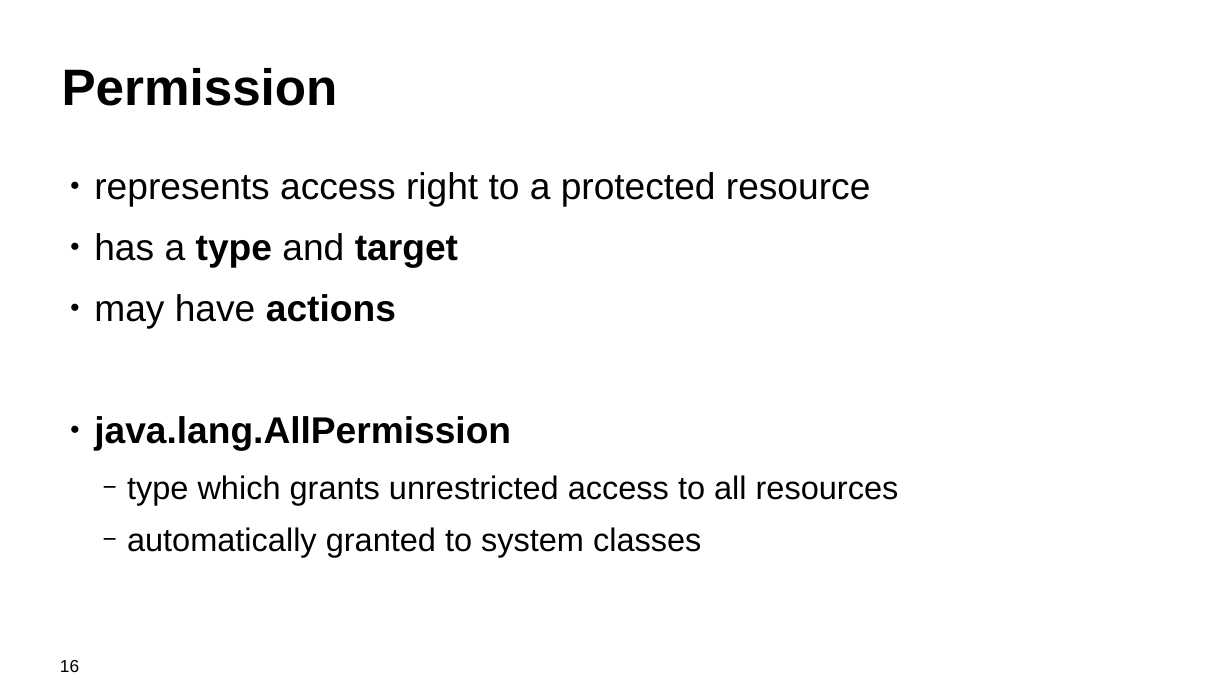
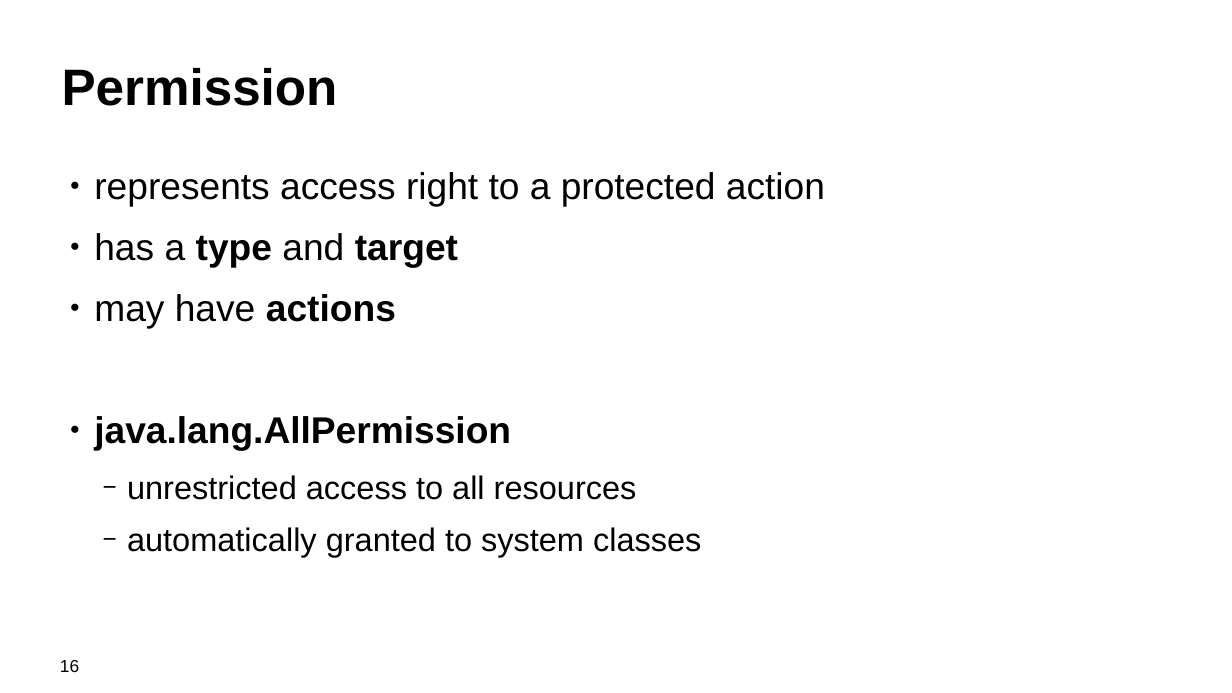
Before and after one commit to kwart/presentations, a slide deck: slide 16 of sec-man-reloaded.odp. Drawn at 1232x693 pixels with LibreOffice and Linux fonts; fonts in the diff are those of the drawing; background and template pictures are left out. Boxes give left, top, right and bottom in pixels: in the first picture for what was removed or moved away, otherwise in the second. Text is boxed around its words. In the diff, an @@ line names an element or a change of style, - is before the commit and + after.

```diff
--- a/sec-man-reloaded.odp
+++ b/sec-man-reloaded.odp
@@ text at (94, 172, 825, 206): text changed @@
-● represents access right to a protected resource
+● represents access right to a protected action
@@ text at (127, 475, 637, 500): text changed @@
-  − type which grants unrestricted access to all resources
+  − unrestricted access to all resources
```
Also in this commit, not shown: 4 other slides changed, 2 slides added.
